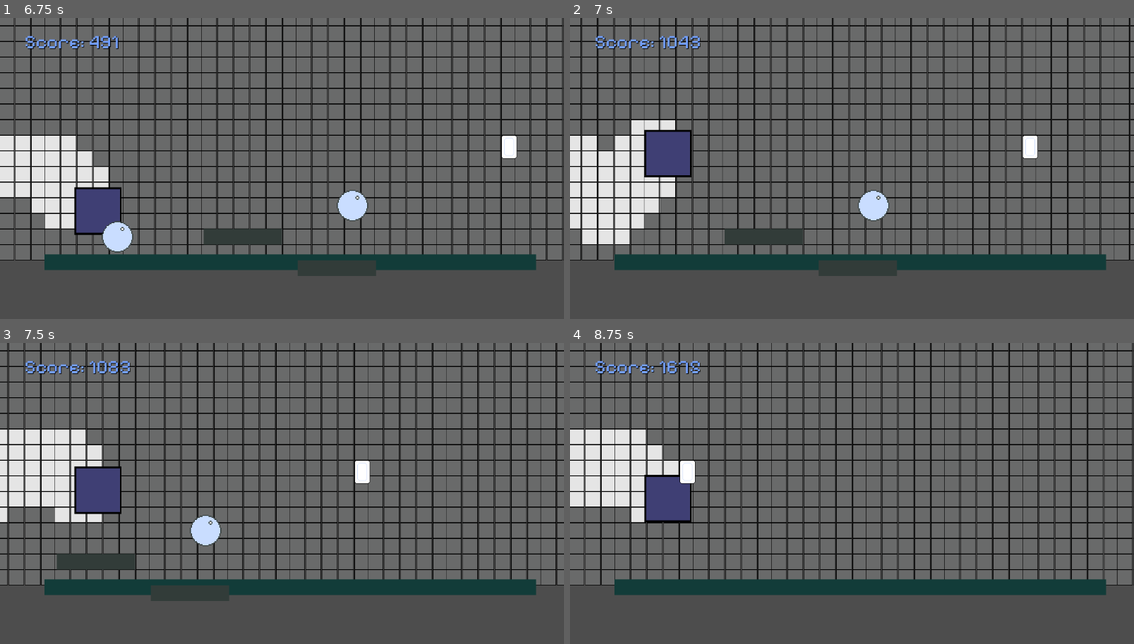
Above: before the commit, frames 1-4 (two rows, left to right).
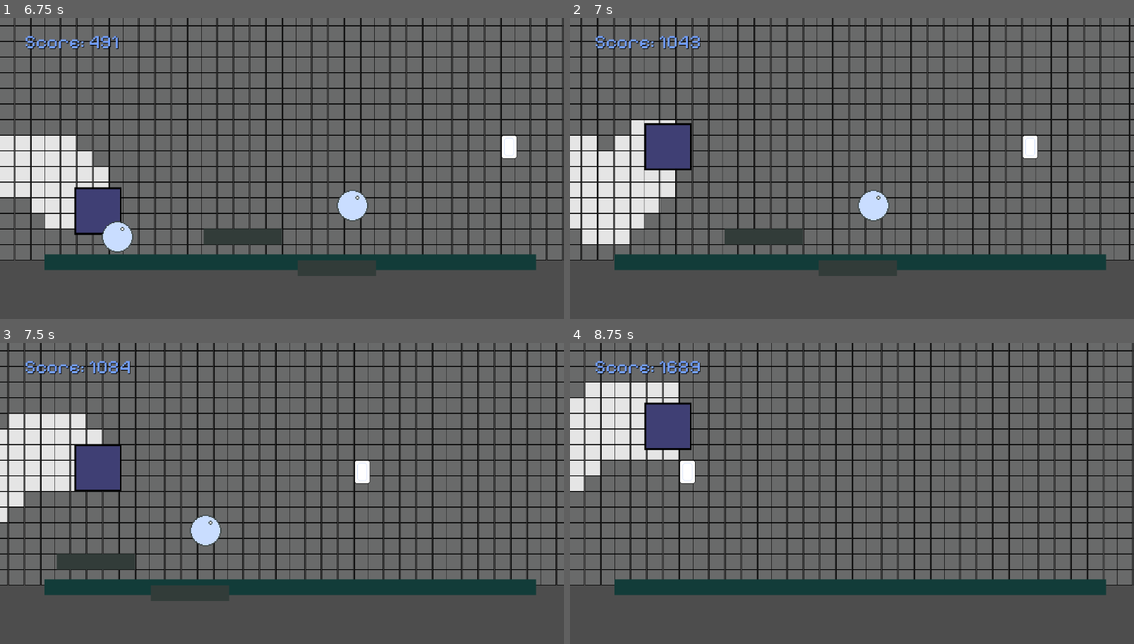
Above: after the commit, the same moments.

Repository: AJRodz88/ggj2025
Game: Godot game, scene res://title_screen.tscn
Same seed, same stepped clock (60 frames per second), same inputs: the game is played once before the commit and once after it.
Inputs:
- Up to frame 1 (6.75 s): tap Space at 0.5 s; hold Right (ui_right) 0.53-2.03 s; tap Enter (ui_accept) at 0.6, 0.77, 1.07, 1.35, 1.52, 1.82, 2.1, 2.85, 3.02, 3.32, 3.6, 3.77, 4.07, 4.35, 4.52, 4.82, 5.1, 5.85, 6.02, 6.32, 6.6 s; hold Left (ui_left) 2.03-2.78 s; hold Right (ui_right) 2.78-4.28 s; hold Left (ui_left) 4.28-5.03 s; hold Right (ui_right) 5.03-5.78 s; hold Left (ui_left) from 5.78 s (still down)
- Up to frame 2 (7 s): keep holding Left (ui_left); tap Enter (ui_accept) at 6.77 s
- Up to frame 3 (7.5 s): tap Enter (ui_accept) at 7.07, 7.35 s; release Left (ui_left) at 7.28 s; hold Right (ui_right) from 7.28 s (still down)
- Up to frame 4 (8.75 s): keep holding Right (ui_right); tap Enter (ui_accept) at 7.52, 7.82, 8.1 s

Frame 1 is identical in both runs. In frame 2, 0.5% of the frame differs, in the area x 13-22%, y 34-53%; in frame 3, 2.9%; in frame 4, 6.6%, in the area x 0-24%, y 7-60%.

Commit message:
Added ability to jump after popping a bubble

Diff:
--- a/World.tscn
+++ b/World.tscn
@@ -17,7 +17,6 @@
 
 [node name="AudioStreamPlayer" type="AudioStreamPlayer" parent="."]
 stream = ExtResource("4_ljaep")
-autoplay = true
 bus = &"Music"
 
 [node name="Score" type="Label" parent="."]
--- a/player.gd
+++ b/player.gd
@@ -4,6 +4,8 @@
 const SPEED = 300.0
 const JUMP_VELOCITY = -600.0
 const GRAVITY_MOD = 1.3
+
+var canAirJump: bool = false
 
 
 func _physics_process(delta: float) -> void:
@@ -15,8 +17,9 @@
 		velocity += get_gravity() * GRAVITY_MOD * delta
 
 	# Handle jump.
-	if Input.is_action_just_pressed("ui_accept") and is_on_floor():
+	if Input.is_action_just_pressed("ui_accept") and (is_on_floor() || canAirJump):
 		velocity.y = JUMP_VELOCITY
+		canAirJump = false
 		$Jump.play()
 
 	#CheckTiles()
@@ -40,6 +43,7 @@
 func Jump():
 	velocity.y = JUMP_VELOCITY
 	move_and_slide()
+	canAirJump = true
 	pass
 
 func CheckTiles():
--- a/project.godot
+++ b/project.godot
@@ -37,6 +37,7 @@
 , Object(InputEventJoypadButton,"resource_local_to_scene":false,"resource_name":"","device":-1,"button_index":1,"pressure":0.0,"pressed":false,"script":null)
 , Object(InputEventJoypadButton,"resource_local_to_scene":false,"resource_name":"","device":-1,"button_index":2,"pressure":0.0,"pressed":false,"script":null)
 , Object(InputEventJoypadButton,"resource_local_to_scene":false,"resource_name":"","device":-1,"button_index":3,"pressure":0.0,"pressed":false,"script":null)
+, Object(InputEventMouseButton,"resource_local_to_scene":false,"resource_name":"","device":-1,"window_id":0,"alt_pressed":false,"shift_pressed":false,"ctrl_pressed":false,"meta_pressed":false,"button_mask":0,"position":Vector2(0, 0),"global_position":Vector2(0, 0),"factor":1.0,"button_index":1,"canceled":false,"pressed":false,"double_click":false,"script":null)
 ]
 }
 ui_right={
Not shown, changed: CleanRun.zip
Not shown, changed: ItchIoBuild/GGJ2025.pck
Not shown, changed: ItchIoBuild/index.html
